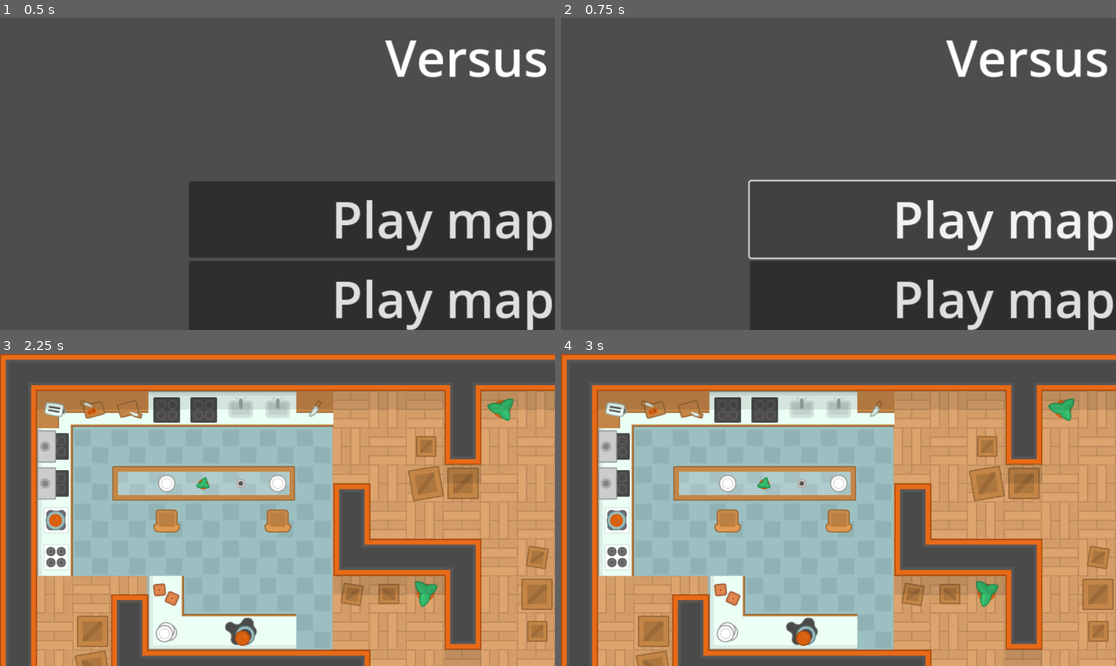
Above: before the commit, frames 1-4 (two rows, left to right).
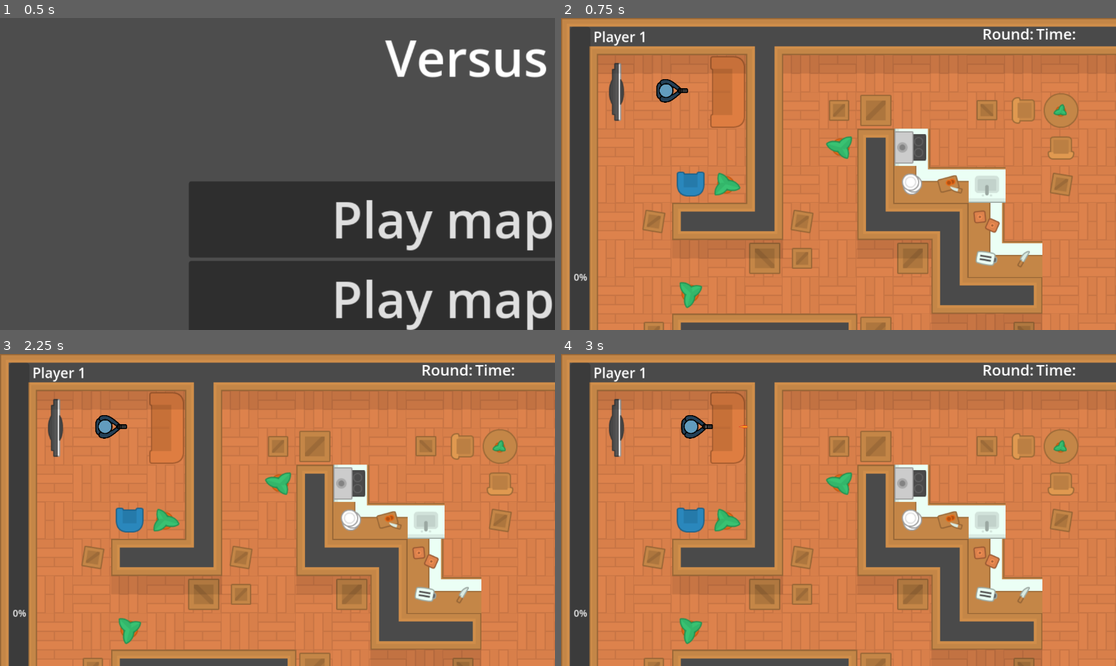
Above: after the commit, the same moments.

Repository: Atajin/couch-commandos
Game: Godot game, scene res://menus/main_menu.tscn
Two runs of this game, one before a commit and one after it. Both use one fixed random seed, a clock stepped at 60 frames per second and the inputs below.
Inputs (mouse positions are in pixels of both pictures, inside the frame that each line leads up to):
- Up to frame 1 (0.5 s): no input
- Up to frame 2 (0.75 s): click "Play map 1" at 0.5 s
- Up to frame 3 (2.25 s): click (466, 556) at 1.25 s, where only the run before the commit has a clickable "Play map 1"; click (466, 634) at 2 s, where only the run before the commit has a clickable "Play map 2"
- Up to frame 4 (3 s): tap Enter at 2.75 s; hold D (move_right_p1) from 2.78 s (still down); tap Space (shoot_p1) at 2.85 s

Frame 1 is identical in both runs. In frame 2, 86% of the frame differs, in the area x 0-100%, y 0-100%; in frame 3, 83%; in frame 4, 83%.
Error after the commit: Invalid assignment of property or key 'text' with value of type 'String' on a base object of type 'null instance'. (res://scripts/hud.gd:17)

Commit message:
Update map_1.tscn

Diff:
--- a/maps/map_1.tscn
+++ b/maps/map_1.tscn
@@ -4415,7 +4415,6 @@
 tile_size = Vector2i(64, 64)
 sources/0 = SubResource("TileSetAtlasSource_8gsw1")
 
-[node name="Node2D" type="Node2D"]
 [node name="Main" type="Node2D"]
 script = ExtResource("1_8ipfq")
 
@@ -4450,7 +4449,7 @@
 tile_map_data = PackedByteArray("AAADAAkAAAASAAUAAAAEAAkAAAASAAUAAAAFAAkAAAASAAUAAAAGAAEAAAASAAUAAAAHAAEAAAASAAUAAAAIAA …(1104 unchanged characters)…
 tile_set = SubResource("TileSet_vma62")
 
-[node name="Player" parent="." instance=ExtResource("3_d3c3w")]
+
 [node name="Player1" parent="." instance=ExtResource("3_d3c3w")]
 position = Vector2(188, 126)
 
